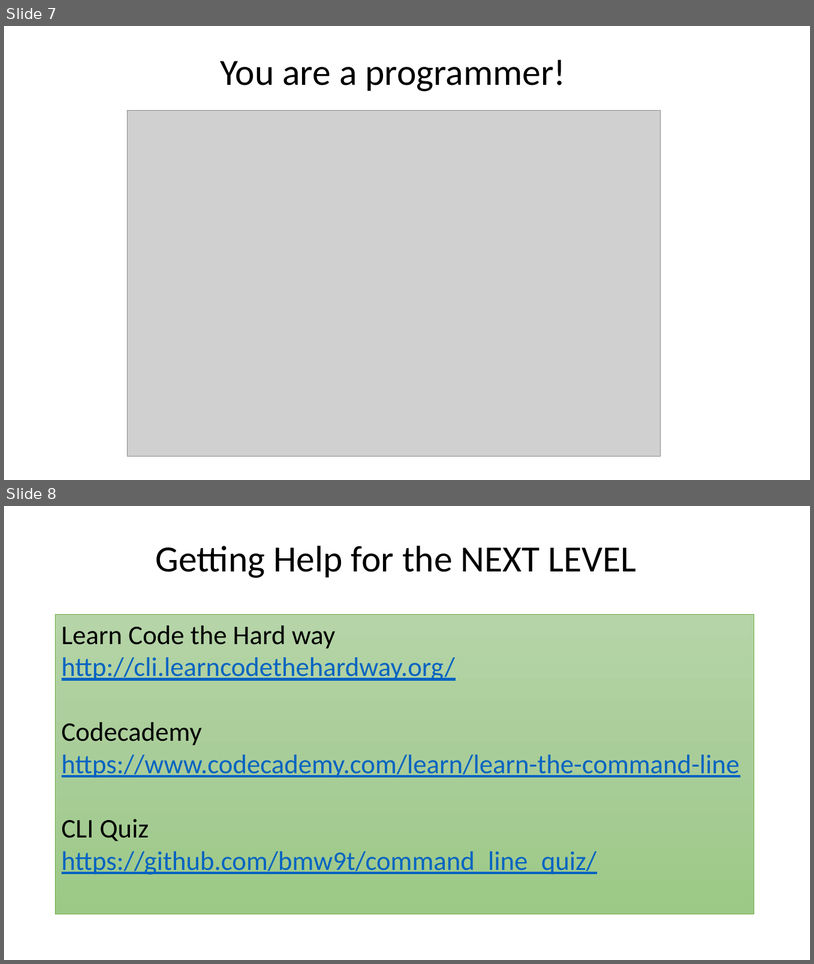
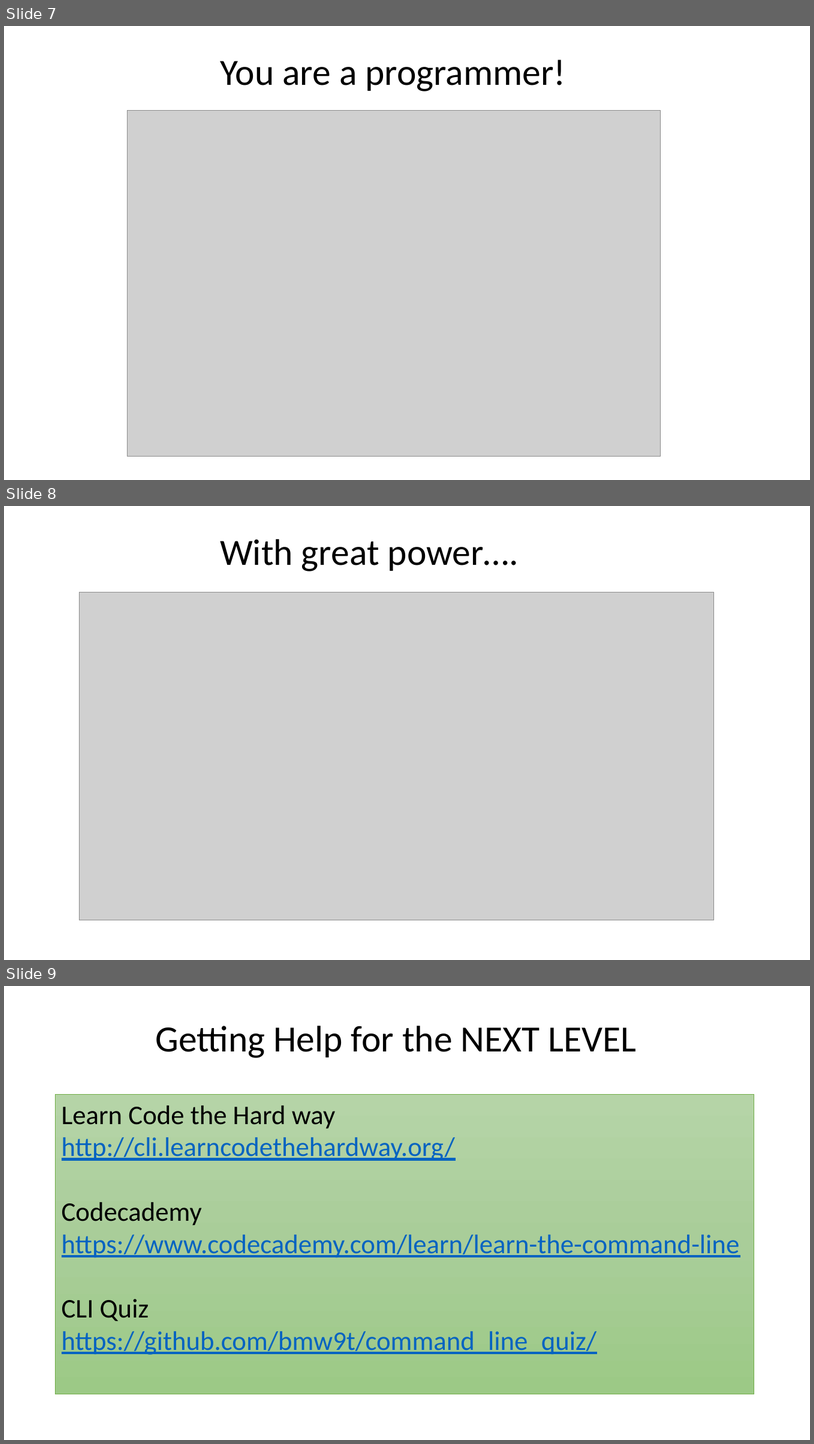
Before and after one commit to humanitiesprogramming/slides, a slide deck: 2018/misc/CLI Git.pptx. Shown one above the other, each under a label of ours: slides 7 and 8 before the commit, slides 7, 8 and 9 after it. The pictures are 814x964 and 814x1444 pixels, drawn with LibreOffice and Linux fonts; fonts in the diff are those of the drawing; grey boxes stand for pictures. Boxes give left, top, right and bottom in pixels: in the first picture for what was removed or moved away, otherwise in the second. Text is boxed around its words. In the diff, an @@ line names an element or a change of style, - is before the commit and + after.

Commit message:
added palpatine meme to cli slides

```diff
--- a/2018/misc/CLI Git.pptx
+++ b/2018/misc/CLI Git.pptx
@@ slide 8 added at [4,506,810,960], background #FFFFFF @@
@@ text added at [220,539,519,571], 44 pt, text #000000 @@
+With great power….
@@ picture added at [80,592,714,920] @@
@@ what was slide 8 is now slide 9 @@
```
